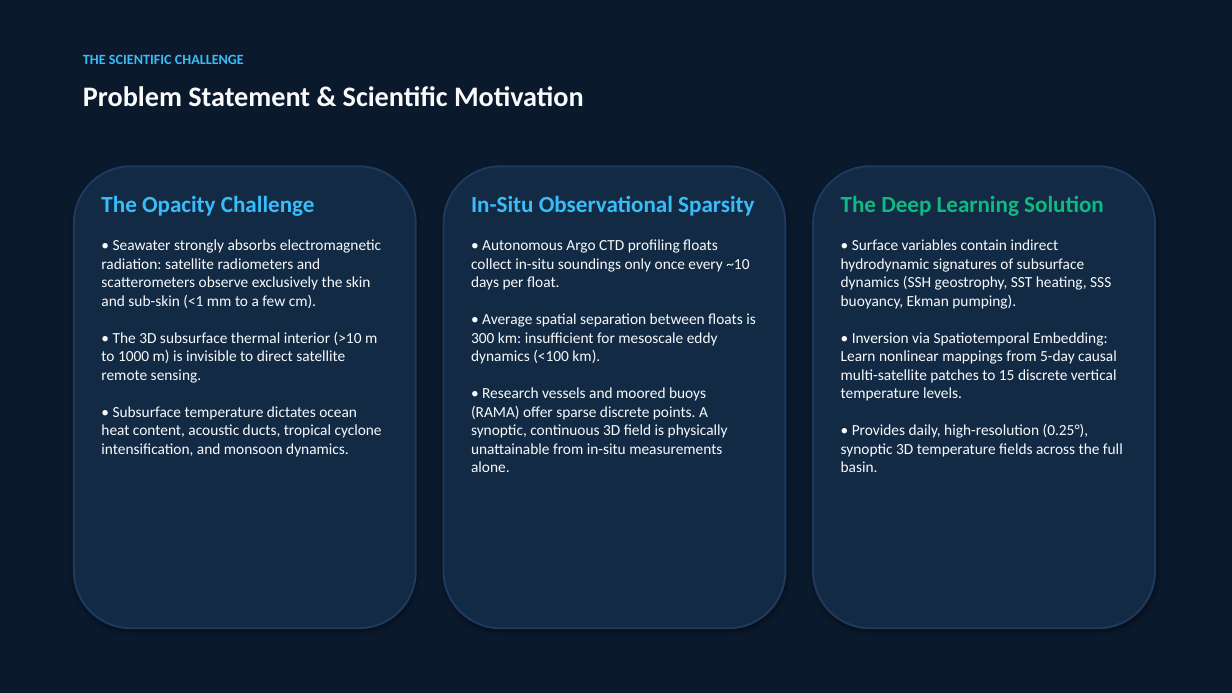
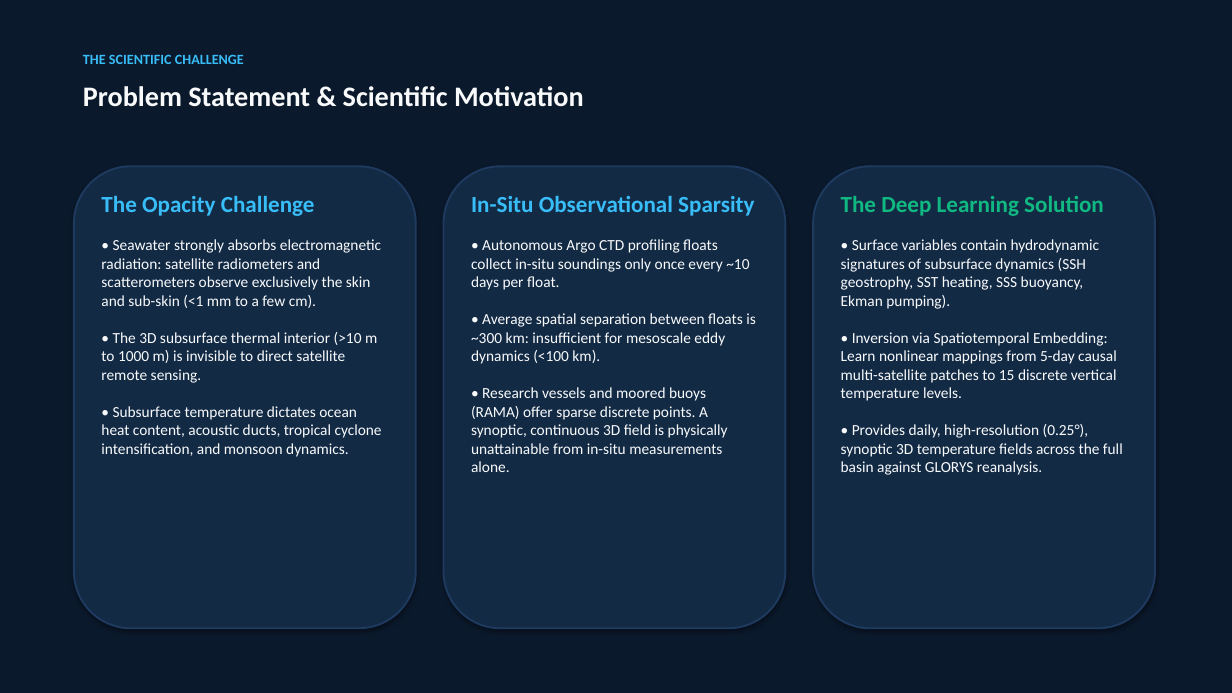
Before and after one commit to neeravjain91-jpg/-Satellite-Embedding, a slide deck: slide 2 of submission/Final_Project_Presentation.pptx. Drawn at 1232x693 pixels with LibreOffice and Linux fonts; fonts in the diff are those of the drawing. Boxes give left, top, right and bottom in pixels: in the first picture for what was removed or moved away, otherwise in the second. Text is boxed around its words. In the diff, an @@ line names an element or a change of style, - is before the commit and + after.

```diff
--- a/submission/Final_Project_Presentation.pptx
+++ b/submission/Final_Project_Presentation.pptx
@@ text at (x1=471, y1=239, x2=756, y2=472): text changed @@
-• Autonomous Argo CTD profiling floats collect in-situ soundings only once every ~10 days per float.
-• Average spatial separation between floats is 300 km: insufficient for mesoscale eddy dynamics (<100 km).
-• Research vessels and moored buoys (RAMA) offer sparse discrete points. A synoptic, continuous 3D field is physically unattainable from in-situ measurements alone.
+• Autonomous Argo CTD profiling floats collect in-situ soundings only once every ~10 days per float.
+• Average spatial separation between floats is ~300 km: insufficient for mesoscale eddy dynamics (<100 km).
+• Research vessels and moored buoys (RAMA) offer sparse discrete points. A synoptic, continuous 3D field is physically unattainable from in-situ measurements alone.
@@ text at (x1=841, y1=239, x2=1123, y2=475): text changed @@
-• Surface variables contain indirect hydrodynamic signatures of subsurface dynamics (SSH geostrophy, SST heating, SSS buoyancy, Ekman pumping).
-• Inversion via Spatiotemporal Embedding: Learn nonlinear mappings from 5-day causal multi-satellite patches to 15 discrete vertical temperature levels.
-• Provides daily, high-resolution (0.25°), synoptic 3D temperature fields across the full basin.
+• Surface variables contain hydrodynamic signatures of subsurface dynamics (SSH geostrophy, SST heating, SSS buoyancy, Ekman pumping).
+• Inversion via Spatiotemporal Embedding: Learn nonlinear mappings from 5-day causal multi-satellite patches to 15 discrete vertical temperature levels.
+• Provides daily, high-resolution (0.25°), synoptic 3D temperature fields across the full basin against GLORYS reanalysis.
```
Also in this commit, not shown: 9 other slides changed, 9 other files.
